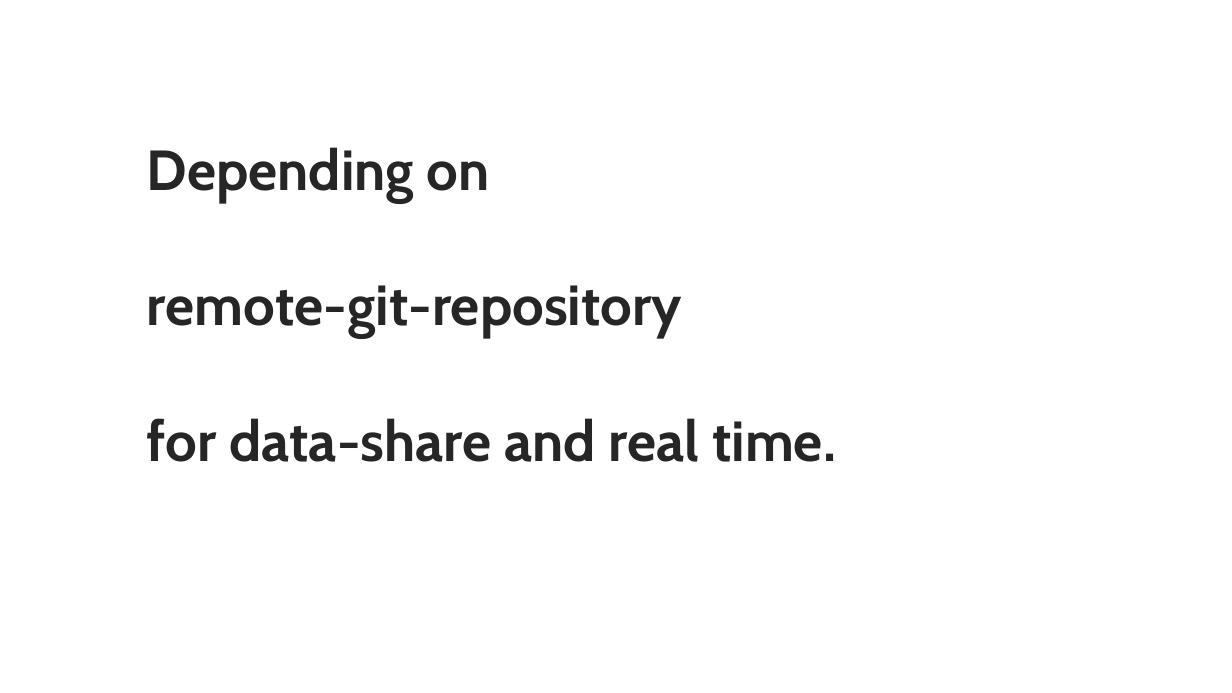
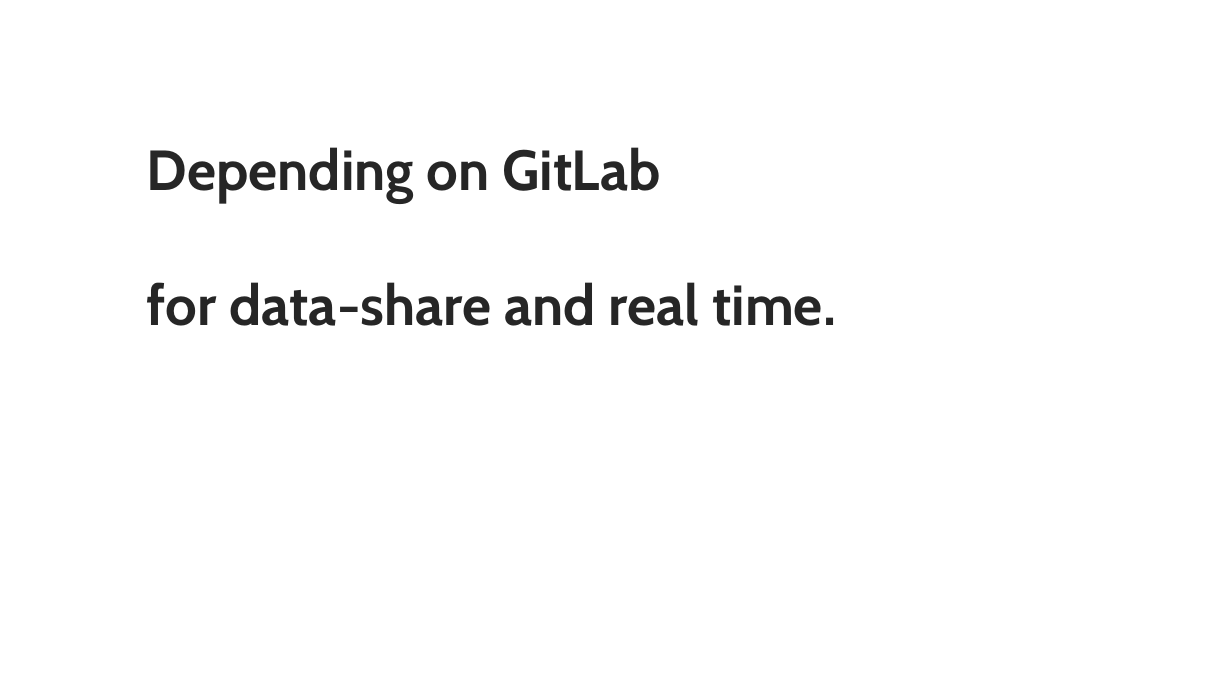
Before and after one commit to yutomiyoshi/gint-chart, a slide deck: slide 5 of asset/システム設計.pptx. Drawn at 1232x693 pixels with LibreOffice and Linux fonts; fonts in the diff are those of the drawing. Boxes give left, top, right and bottom in pixels: in the first picture for what was removed or moved away, otherwise in the second. Text is boxed around its words. In the diff, an @@ line names an element or a change of style, - is before the commit and + after.

```diff
--- a/asset/システム設計.pptx
+++ b/asset/システム設計.pptx
@@ text at (147, 147, 660, 203): text changed @@
-Depending on
-remote-git-repository
+Depending on GitLab
```
Also in this commit, not shown: 2 other slides changed, 2 slides added.
